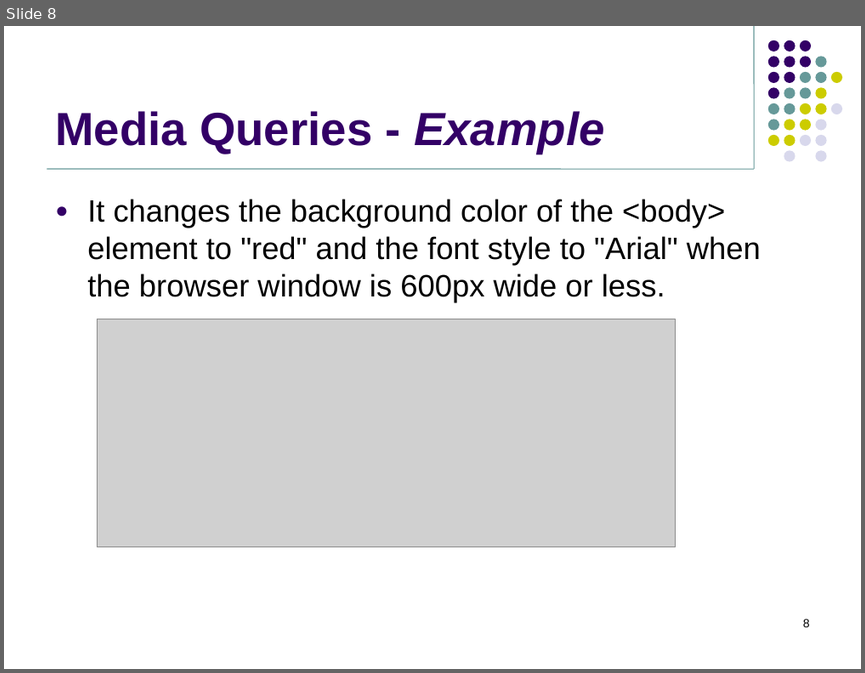
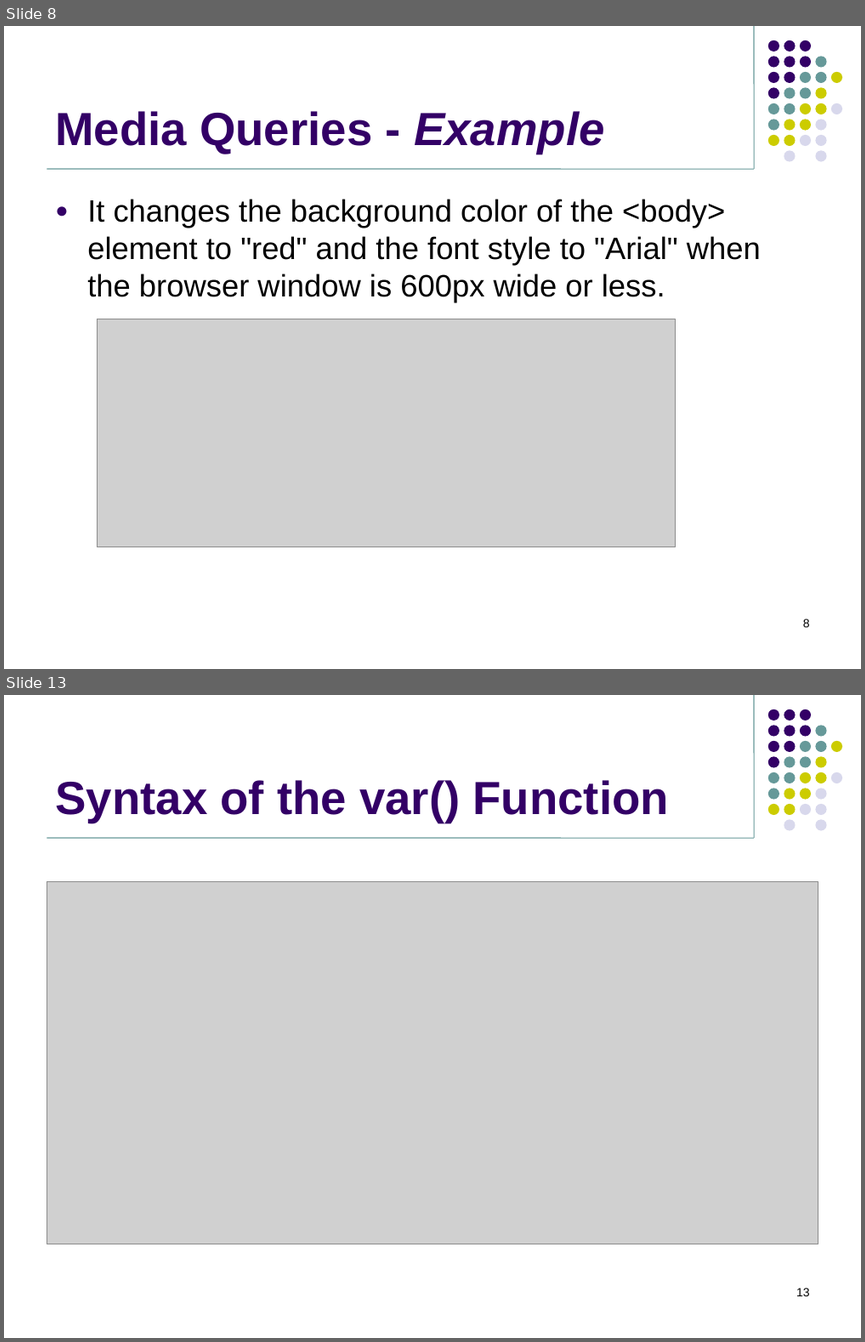
Before and after one commit to jasdhiratrevature/TrainingSlides, a slide deck: HTML/04_ResponsiveWebDesign.pptx. Shown one above the other, each under a label of ours: slide 8 before the commit, slides 8 and 13 after it; the slides between them are not shown. The pictures are 865x673 and 865x1342 pixels, drawn with LibreOffice and Linux fonts; fonts in the diff are those of the drawing; grey boxes stand for pictures; background and template pictures are left out. Boxes give left, top, right and bottom in pixels: in the first picture for what was removed or moved away, otherwise in the second. Text is boxed around its words. In the diff, an @@ line names an element or a change of style, - is before the commit and + after.

```diff
--- a/HTML/04_ResponsiveWebDesign.pptx
+++ b/HTML/04_ResponsiveWebDesign.pptx
@@ slide 13 added at [4, 695, 861, 1338], background #FFFFFF; not listed: 33 template elements that a slide beside it also shows @@
@@ title added at [55, 780, 669, 823], 39 pt, text #330066, bold @@
+Syntax of the var() Function
@@ picture added at [46, 882, 818, 1243] @@
@@ page number added at [796, 1287, 810, 1296], 10 pt, text #000000 @@
+13
```
Also in this commit, not shown: 1 slide changed, 6 other slides added.
